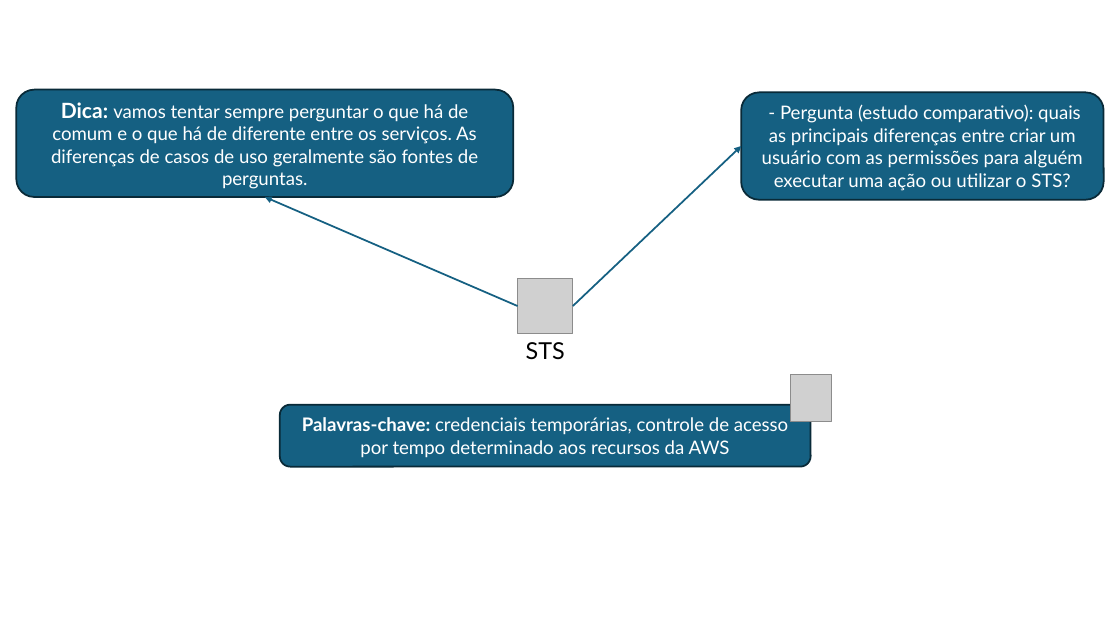
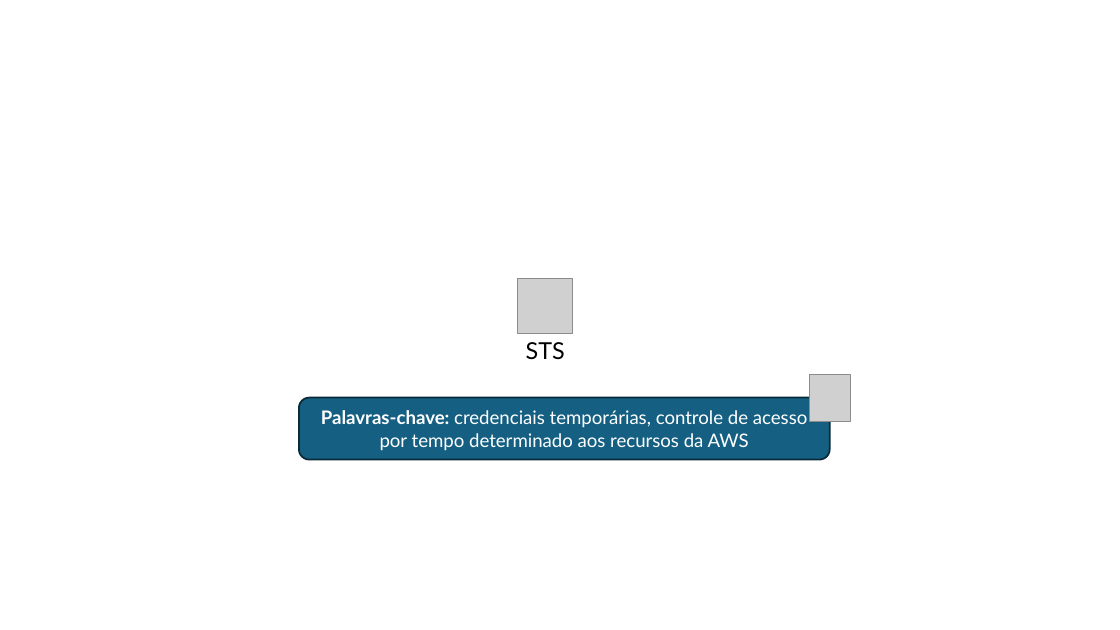
Before and after one commit to marcelomamorim/preparation-solutions-architect-associate, a slide deck: slide 21 of assets/slides/Semana2-30-06-2024.pptx. Drawn at 1120x630 pixels with LibreOffice and Linux fonts; fonts in the diff are those of the drawing; grey boxes stand for pictures. Boxes give left, top, right and bottom in pixels: in the first picture for what was removed or moved away, otherwise in the second. Text is boxed around its words. In the diff, an @@ line names an element or a change of style, - is before the commit and + after.

```diff
--- a/assets/slides/Semana2-30-06-2024.pptx
+++ b/assets/slides/Semana2-30-06-2024.pptx
@@ rounded rectangle removed at box(16, 90, 513, 197) @@
-Dica: vamos tentar sempre perguntar o que há de comum e o que há de diferente entre os serviços. As diferenças de casos de uso geralmente são fontes de perguntas.
@@ rounded rectangle removed at box(741, 92, 1103, 200) @@
-- Pergunta (estudo comparativo): quais as principais diferenças entre criar um usuário com as permissões para alguém executar uma ação ou utilizar o STS?
@@ arrow removed from (573, 306) to (741, 146) @@
@@ arrow removed from (518, 306) to (265, 197) @@
@@ picture: place and size @@
-picture at box(791, 375, 832, 422)
+picture at box(809, 375, 850, 422)
@@ rounded rectangle "Palavras-chave: credenciais temporárias, controle de ...": place and size @@
-rounded rectangle "Palavras-chave: credenciais temporárias, controle de ..." at box(280, 405, 811, 467)
+rounded rectangle "Palavras-chave: credenciais temporárias, controle de ..." at box(299, 397, 830, 460)
```
Also in this commit, not shown: 4 other slides changed, 4 other files.
